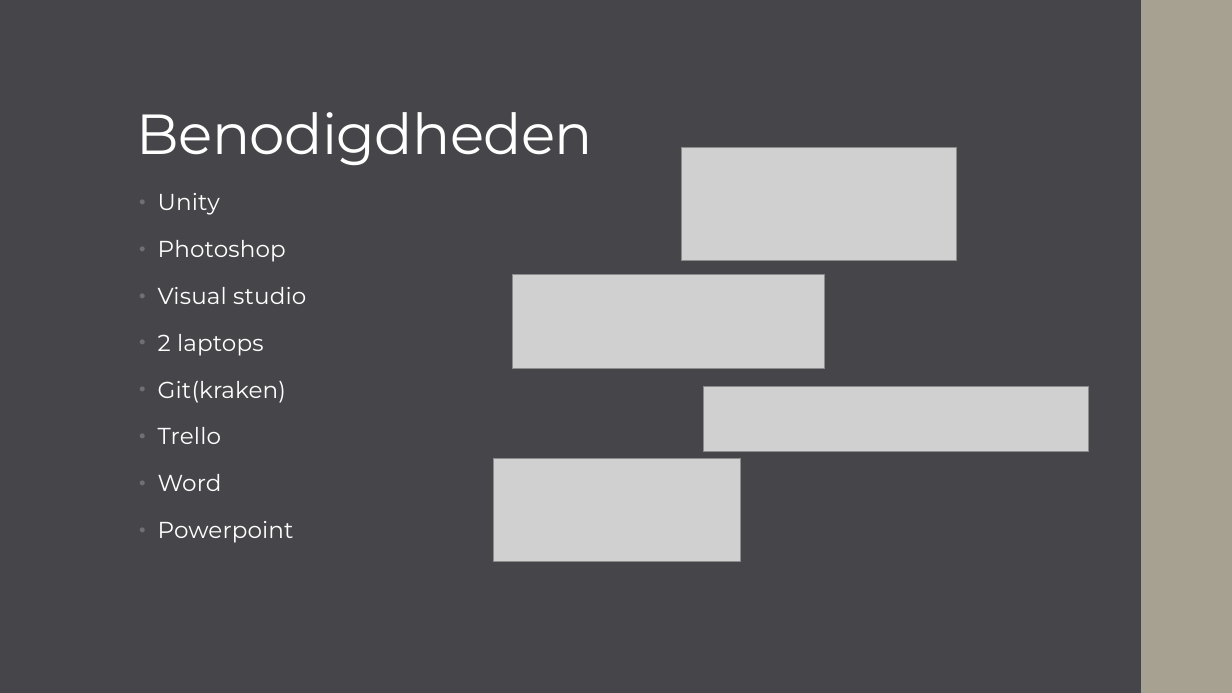
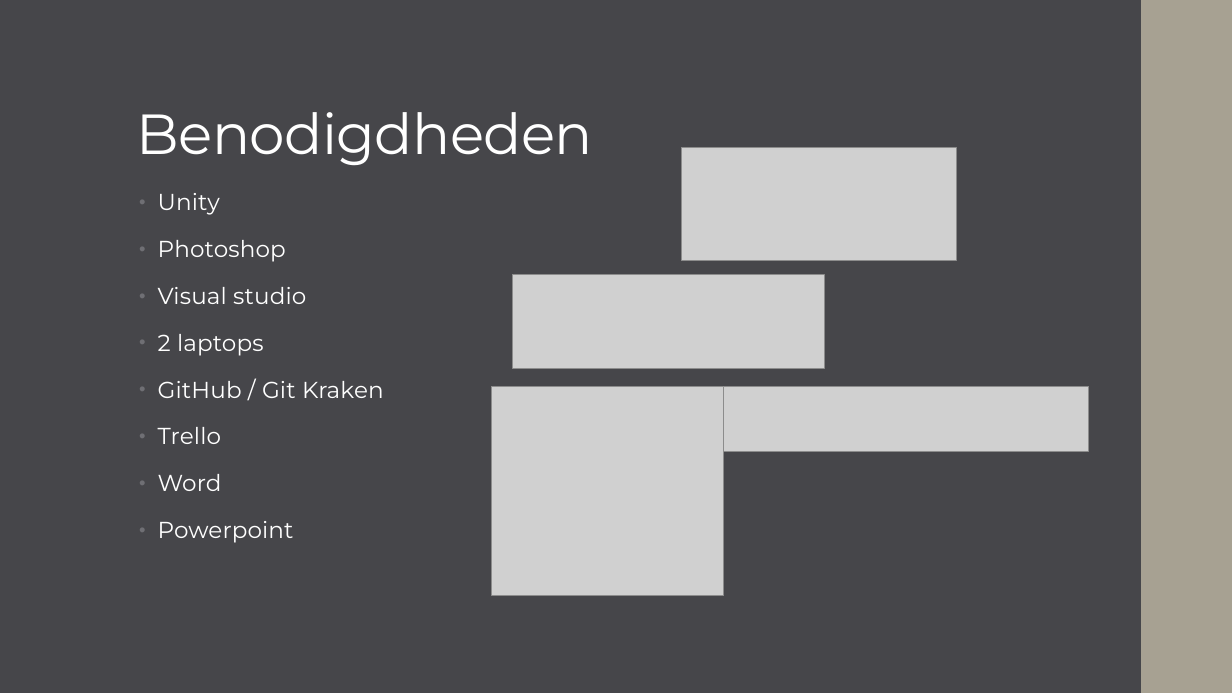
Before and after one commit to wolfvanbaal/Unity_BattleShip, a slide deck: slide 5 of documentatie/Battle ships Pitch.pptx. Drawn at 1232x693 pixels with LibreOffice and Linux fonts; fonts in the diff are those of the drawing; grey boxes stand for pictures. Boxes give left, top, right and bottom in pixels: in the first picture for what was removed or moved away, otherwise in the second. Text is boxed around its words. In the diff, an @@ line names an element or a change of style, - is before the commit and + after.

Commit message:
pptx change
changed the git logo to github logo

```diff
--- a/documentatie/Battle ships Pitch.pptx
+++ b/documentatie/Battle ships Pitch.pptx
@@ text at [158,381,384,398]: text changed @@
-• Git(kraken)
+• GitHub / Git Kraken
@@ picture added at [492,386,724,595] @@
@@ picture removed at [494,458,740,562] @@
```
